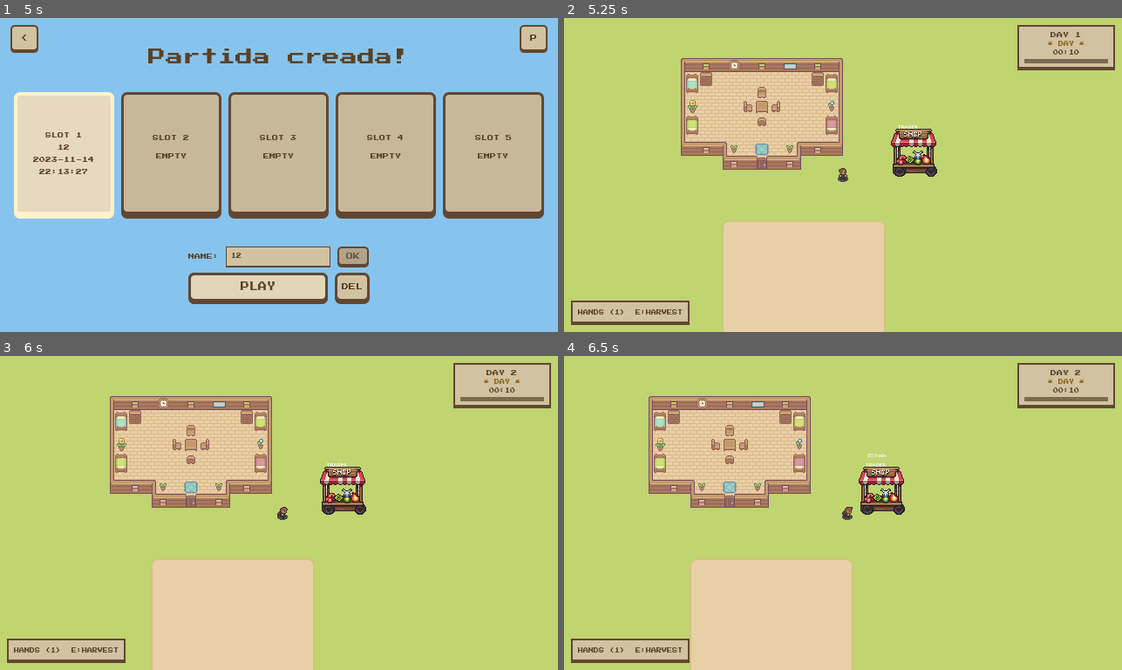
Above: before the commit, frames 1-4 (two rows, left to right).
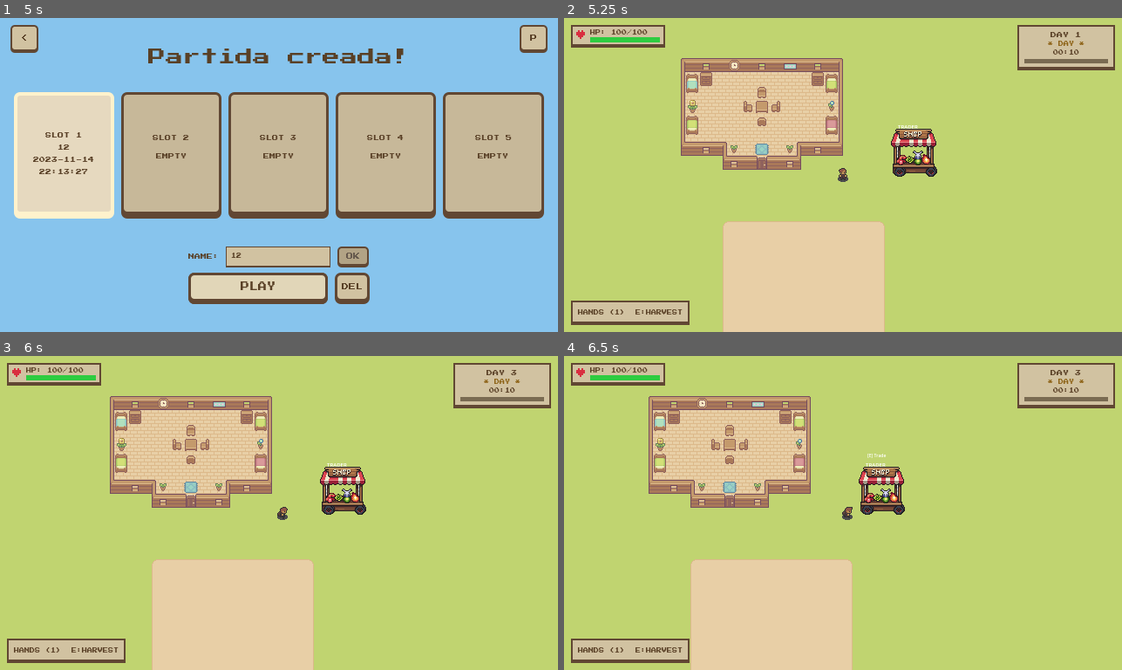
Above: after the commit, the same moments.

Repository: alexmf10/Survivalfarm-
Game: Godot game, scene res://core/main.tscn
Two runs of this game, one before a commit and one after it. Both use one fixed random seed, a clock stepped at 60 frames per second and the inputs below.
Inputs (mouse positions are in pixels of both pictures, inside the frame that each line leads up to):
- Up to frame 1 (5 s): click "JUGAR" at 0.5 s; click "<" at 1.25 s; click "JUGAR" at 2 s; click "SLOT 1 EMPTY" at 2.75 s; click (279, 256) at 3.52 s; type "12" at 3.6 s; click "CREATE" at 4.25 s
- Up to frame 2 (5.25 s): click "PLAY" at 5 s
- Up to frame 3 (6 s): tap Enter at 5.75 s; move the mouse to (401, 497) at 5.77 s; hold D (move_right) from 5.78 s (still down); tap P at 5.85 s; click (401, 497) at 5.92 s
- Up to frame 4 (6.5 s): keep holding D (move_right); tap O at 6.05 s

Frame 1 is identical in both runs. In frame 2, 1.2% of the frame differs, in the area x 1-19%, y 2-10%; in frame 3, 1.2%, in the area x 1-93%, y 2-10%; in frame 4, 1.2%.

Commit message:
Player's Health Bar
- In-game UI Player's health bar

- Small generic health bar above the sprites

- Healing logic

Diff:
--- a/core/event_bus.gd
+++ b/core/event_bus.gd
@@ -11,6 +11,8 @@
 ## - ToolComponent emite: player_tilled, player_watered, player_planted, player_harvest_attempted
 ## - CropService emite: tile_tilled, crop_planted, crop_watered, crop_grown, crop_harvested
 ## - FarmService escucha: tile_tilled, crop_planted, crop_grown, crop_harvested, crop_watered
+## - HealthComponent emite: player_hp_changed, entity_died, player_healed
+## - HealthHUD escucha: player_hp_changed
 extends Node
 
 # Señales globales
@@ -82,6 +84,18 @@
 ## Emitida por ToolComponent cuando se usa una herramienta (para squash/stretch feedback).
 signal tool_action_performed(tool: ToolsComponent.Tools, tile_pos: Vector2i)
 
+## Señales de vida y combate (emitidas por HealthComponent)
+## Emitida cada vez que la vida del jugador cambia.
+## Escuchada por HealthHUD para actualizar la barra detallada.
+signal player_hp_changed(current_hp: float, max_hp: float)
+
+## Emitida cuando cualquier entidad con HealthComponent muere (vida = 0).
+## El argumento es el nodo padre del HealthComponent (Player, Slime, etc.).
+signal entity_died(entity: Node)
+
+## Emitida cuando el jugador recibe curación (para feedback visual).
+signal player_healed(amount: float)
+
 ## Señales del sistema de comercio.
 signal trade_opened
 signal trade_closed
--- a/core/main.gd
+++ b/core/main.gd
@@ -8,6 +8,7 @@
 ## "player"    → PlayerService (byRef) — directorio del jugador activo
 ## "crop"      → CropService (byRef) — estado de cultivos
 ## "farm"      → FarmService (Node) — visuales de cultivos
+## "combat"    → CombatService (byRef) — cálculo centralizado de daño
 extends Node
 
 
@@ -48,5 +49,9 @@
 	trade_svc.connect_signals()
 	EventBus.services.register(&"trade", trade_svc)
 
+	# CombatService: cálculo centralizado de daño (RefCounted, no necesita árbol).
+	var combat_svc: CombatService = CombatService.new()
+	EventBus.services.register(&"combat", combat_svc)
+
 	# Ir al menú principal
 	get_tree().call_deferred("change_scene_to_file", "res://ui/menus/main_menu.tscn")
--- a/core/service_locator.gd
+++ b/core/service_locator.gd
@@ -55,3 +55,8 @@
 ## Registrado por main.gd al arrancar.
 var trade: RefCounted:
 	get: return get_service(&"trade")
+
+## Atajo para CombatService.
+## Registrado por main.gd al arrancar.
+var combat: RefCounted:
+	get: return get_service(&"combat")
--- /dev/null
+++ b/data/component/health_component.gd
@@ -0,0 +1,119 @@
+## HealthComponent — Caja fuerte de vida reutilizable para CUALQUIER actor.
+##
+## Guarda max_health y current_health. Expone take_damage(amount) y heal(amount).
+## Cuando llega a 0, emite la señal local died().
+##
+## --- Arquitectura ---
+## • Es un componente PURO de datos/lógica: no dibuja nada ni detecta golpes.
+## • Emite señales LOCALES (health_changed, died) para que sus hermanos
+##   (HealthBarComponent, AnimationComponent) reaccionen directamente.
+## • También publica señales GLOBALES al EventBus (hp_changed, entity_died)
+##   para que la UI y otros sistemas remotos puedan reaccionar.
+##
+## --- Healing (curación) ---
+## La curación se dispara de dos formas:
+##   1. heal(amount) — método público, puede ser llamado por items, pociones, etc.
+##   2. Regeneración pasiva — si passive_regen_enabled es true, el componente
+##      regenera passive_regen_amount HP cada passive_regen_interval segundos,
+##      siempre que la vida no esté al 100%.
+##
+## --- Límites ---
+## NO detecta golpes físicos. Solo resta/suma HP cuando ALGUIEN se lo pide.
+## NO dibuja barras de vida. Eso es trabajo del HealthBarComponent o de la UI.
+class_name HealthComponent
+extends Node
+
+# ── Señales locales ──────────────────────────────────────────────────────────
+## Emitida cada vez que current_health cambia.
+## Los hermanos (HealthBarComponent) la escuchan directamente.
+signal health_changed(current_hp: float, max_hp: float)
+
+## Emitida cuando current_health llega a 0 (solo una vez).
+signal died()
+
+# ── Configuración exportada ──────────────────────────────────────────────────
+## Vida máxima del actor.
+@export var max_health: float = 100.0
+
+## Si es true, el componente regenera vida pasivamente.
+@export var passive_regen_enabled: bool = false
+
+## Cantidad de HP que se regenera cada intervalo.
+@export var passive_regen_amount: float = 1.0
+
+## Segundos entre cada tick de regeneración pasiva.
+@export var passive_regen_interval: float = 3.0
+
+# ── Estado interno ───────────────────────────────────────────────────────────
+var current_health: float = 0.0
+var _is_dead: bool = false
+var _regen_timer: float = 0.0
+
+
+func _ready() -> void:
+	current_health = max_health
+
+
+func _process(delta: float) -> void:
+	if _is_dead or not passive_regen_enabled:
+		return
+	if current_health >= max_health:
+		_regen_timer = 0.0
+		return
+
+	_regen_timer += delta
+	if _regen_timer >= passive_regen_interval:
+		_regen_timer -= passive_regen_interval
+		heal(passive_regen_amount)
+
+
+# ── API pública ──────────────────────────────────────────────────────────────
+
+## Aplica daño al actor. El amount ya debe venir validado (daño neto).
+func take_damage(amount: float) -> void:
+	if _is_dead:
+		return
+	current_health = maxf(current_health - amount, 0.0)
+	_emit_change()
+	if current_health <= 0.0:
+		_is_dead = true
+		died.emit()
+		EventBus.entity_died.emit(get_parent())
+
+
+## Cura al actor. Nunca sobrepasa max_health.
+func heal(amount: float) -> void:
+	if _is_dead:
+		return
+	var old_hp: float = current_health
+	current_health = minf(current_health + amount, max_health)
+	if current_health != old_hp:
+		_emit_change()
+
+
+## Devuelve la vida como fracción 0..1.
+func get_health_ratio() -> float:
+	if max_health <= 0.0:
+		return 0.0
+	return current_health / max_health
+
+
+## Devuelve true si la vida está al máximo.
+func is_full() -> bool:
+	return current_health >= max_health
+
+
+## Reinicia la vida al máximo (para respawn, etc.)
+func reset() -> void:
+	_is_dead = false
+	current_health = max_health
+	_emit_change()
+
+
+# ── Internos ─────────────────────────────────────────────────────────────────
+
+func _emit_change() -> void:
+	health_changed.emit(current_health, max_health)
+	# Señal global para la UI (solo si el dueño es el player)
+	if get_parent() is Player:
+		EventBus.player_hp_changed.emit(current_health, max_health)
--- /dev/null
+++ b/entities/behaviours/health_bar_component.gd
@@ -0,0 +1,139 @@
+## HealthBarComponent — Barra de vida dibujada sobre el sprite del actor.
+##
+## Se coloca como NODO HIJO del actor (Player, Slime, etc.).
+## Dibuja un rectángulo pequeño encima del sprite con el porcentaje de vida.
+##
+## --- Arquitectura ---
+## • Busca al hermano HealthComponent automáticamente y se conecta a su
+##   señal health_changed.
+## • Se OCULTA automáticamente cuando la vida está al 100%.
+## • No modifica HP — es solo lectura visual.
+## • Usa _draw() de Godot para pintar la barra por código, sin assets.
+##
+## --- Reglas de visibilidad ---
+## • La barra permanece visible durante X segundos tras recibir daño o una cura fuerte.
+## • Se oculta automáticamente al pasar ese tiempo (para no ensuciar la pantalla).
+## • La regeneración pasiva (1 HP) actualiza la barra pero NO reinicia el temporizador.
+## • Vida = 100 % o Vida = 0 %  →  barra se oculta inmediatamente.
+class_name HealthBarComponent
+extends Node2D
+
+# ── Configuración ────────────────────────────────────────────────────────────
+## Ancho de la barra en píxeles.
+@export var bar_width: float = 14.0
+
+## Alto de la barra en píxeles.
+@export var bar_height: float = 2.0
+
+## Desplazamiento Y respecto al origen del padre (negativo = arriba).
+@export var bar_offset_y: float = -12.0
+
+## Color de fondo (vida perdida).
+@export var bg_color: Color = Color(0.15, 0.15, 0.15, 0.85)
+
+## Color del borde fino.
+@export var border_color: Color = Color(0.05, 0.05, 0.05, 0.9)
+
+## Color de la vida alta (verde).
+@export var color_high: Color = Color(0.18, 0.80, 0.25)
+
+## Color de la vida media (amarillo).
+@export var color_mid: Color = Color(0.90, 0.78, 0.15)
+
+## Color de la vida baja (rojo).
+@export var color_low: Color = Color(0.85, 0.18, 0.18)
+
+## Umbral bajo (porcentaje 0..1).
+@export var threshold_low: float = 0.3
+
+## Umbral medio (porcentaje 0..1).
+@export var threshold_mid: float = 0.6
+
+## Tiempo en segundos tras el cual la barra se oculta si no hay cambios.
+@export var hide_after_seconds: float = 5.0
+
+# ── Estado interno ───────────────────────────────────────────────────────────
+var _health_ratio: float = 1.0
+var _health_component: HealthComponent = null
+var _show_timer: float = 0.0
+var _last_hp: float = -1.0
+
+
+func _ready() -> void:
+	# Buscar el HealthComponent hermano en el padre
+	var parent_node: Node = get_parent()
+	if parent_node:
+		for child in parent_node.get_children():
+			if child is HealthComponent:
+				_health_component = child
+				break
+
+	if _health_component:
+		_health_component.health_changed.connect(_on_health_changed)
+		_last_hp = _health_component.current_health
+		_health_ratio = _health_component.get_health_ratio()
+	else:
+		push_warning("HealthBarComponent: no se encontró HealthComponent en el padre '%s'" % get_parent().name)
+
+	# Posicionar la barra arriba del sprite
+	position = Vector2(0, bar_offset_y)
+
+	# Empezar siempre oculta
+	visible = false
+
+
+func _process(delta: float) -> void:
+	if visible:
+		_show_timer -= delta
+		if _show_timer <= 0.0:
+			visible = false
+
+
+func _on_health_changed(current_hp: float, max_hp: float) -> void:
+	if max_hp <= 0.0:
+		_health_ratio = 0.0
+	else:
+		_health_ratio = current_hp / max_hp
+
+	# Mostrar barra y reiniciar timer si recibió daño o una cura mayor a 1 HP (ignorar regen pasiva)
+	var hp_diff: float = current_hp - _last_hp
+	if hp_diff < 0.0 or hp_diff > 1.0:
+		_show_timer = hide_after_seconds
+		visible = true
+
+	# Ocultar inmediatamente si está al 100% o muerto
+	if _health_ratio >= 1.0 or _health_ratio <= 0.0:
+		visible = false
+
+	_last_hp = current_hp
+	queue_redraw()
+
+
+func _draw() -> void:
+	if not visible:
+		return
+
+	# Calcular posiciones centradas
+	var half_w: float = bar_width * 0.5
+	var rect_bg: Rect2 = Rect2(-half_w - 1, -1, bar_width + 2, bar_height + 2)
+	var rect_fill: Rect2 = Rect2(-half_w, 0, bar_width * _health_ratio, bar_height)
+
+	# Borde
+	draw_rect(rect_bg, border_color)
+
+	# Fondo
+	var bg_rect: Rect2 = Rect2(-half_w, 0, bar_width, bar_height)
+	draw_rect(bg_rect, bg_color)
+
+	# Relleno con color según porcentaje
+	var fill_color: Color = _get_fill_color()
+	draw_rect(rect_fill, fill_color)
+
+
+func _get_fill_color() -> Color:
+	if _health_ratio <= threshold_low:
+		return color_low
+	elif _health_ratio <= threshold_mid:
+		return color_mid
+	else:
+		return color_high
--- a/entities/player/player.gd
+++ b/entities/player/player.gd
@@ -22,6 +22,8 @@
 ## ├── MovementComponent                   ← lee WASD, mueve al padre
 ## ├── AnimationComponent                  ← escucha y elige animaciones
 ## ├── ToolComponent                       ← gestiona herramientas y emite señales de cultivo
+## ├── HealthComponent                     ← vida del jugador (take_damage, heal, died)
+## ├── HealthBarComponent                  ← barra de vida sobre el sprite (oculta si 100%)
 ## └── Camera2D                            ← sigue al jugador
 class_name Player
 extends CharacterBody2D
--- a/entities/player/player.tscn
+++ b/entities/player/player.tscn
@@ -1,10 +1,12 @@
-[gd_scene load_steps=57 format=3 uid="uid://c8m4r6s9wvhqe"]
+[gd_scene load_steps=59 format=3 uid="uid://c8m4r6s9wvhqe"]
 
 [ext_resource type="Script" uid="uid://b5k7p3q2nzxyd" path="res://entities/player/player.gd" id="1_player"]
 [ext_resource type="Texture2D" uid="uid://nhs1t8tlrvxb" path="res://assets/sprites/char_spritesheet.png" id="2_sheet"]
 [ext_resource type="Script" uid="uid://d7n2t4v8xzqpa" path="res://entities/player/movement_component.gd" id="3_movement"]
 [ext_resource type="Script" uid="uid://e3w1y5h9jkmnb" path="res://entities/player/animation_component.gd" id="4_anim"]
 [ext_resource type="Script" path="res://entities/player/tool_component.gd" id="5_tool"]
+[ext_resource type="Script" path="res://data/component/health_component.gd" id="6_health"]
+[ext_resource type="Script" path="res://entities/behaviours/health_bar_component.gd" id="7_healthbar"]
 
 [sub_resource type="AtlasTexture" id="AtlasTexture_id01"]
 atlas = ExtResource("2_sheet")
@@ -415,6 +417,19 @@
 [node name="ToolComponent" type="Node" parent="."]
 script = ExtResource("5_tool")
 
+[node name="HealthComponent" type="Node" parent="."]
+script = ExtResource("6_health")
+max_health = 100.0
+passive_regen_enabled = true
+passive_regen_amount = 1.0
+passive_regen_interval = 5.0
+
+[node name="HealthBarComponent" type="Node2D" parent="."]
+script = ExtResource("7_healthbar")
+bar_width = 14.0
+bar_height = 2.0
+bar_offset_y = -12.0
+
 [node name="Camera2D" type="Camera2D" parent="."]
 position_smoothing_enabled = true
 position_smoothing_speed = 10.0
--- /dev/null
+++ b/services/combat_service.gd
@@ -0,0 +1,37 @@
+## CombatService — Servicio auxiliar de cálculo de daño.
+##
+## Centraliza TODA la matemática de combate en un solo lugar.
+## Recibe un daño base y una armadura, y devuelve un daño neto.
+##
+## --- Arquitectura ---
+## • Registrado por main.gd con clave "combat" en el ServiceLocator.
+## • Es RefCounted: no necesita _process() ni estar en el árbol.
+## • NO colisiona. NO sabe quién golpeó a quién.
+##   Solo recibe dos números y devuelve uno.
+##
+## --- Fórmulas ---
+## • Daño neto = max(base_damage - armor, min_damage)
+## • min_damage garantiza que siempre se haga al menos 1 de daño.
+##
+## --- Límites ---
+## No detecta colisiones, no conoce posiciones, no modifica HP.
+## Solo calcula y devuelve un número.
+class_name CombatService
+extends RefCounted
+
+## Daño mínimo que siempre se aplica, incluso con armadura alta.
+const MIN_DAMAGE: float = 1.0
+
+
+## Calcula el daño neto dado un daño base y una armadura defensiva.
+## Devuelve el daño final validado (siempre >= MIN_DAMAGE).
+func calculate_damage(base_damage: float, armor: float = 0.0) -> float:
+	var net_damage: float = maxf(base_damage - armor, MIN_DAMAGE)
+	return net_damage
+
+
+## Variante con multiplicador crítico.
+## critical_multiplier = 1.0 para golpe normal, 2.0 para crítico, etc.
+func calculate_critical_damage(base_damage: float, armor: float, critical_multiplier: float) -> float:
+	var raw: float = base_damage * critical_multiplier
+	return maxf(raw - armor, MIN_DAMAGE)
--- a/services/game_world.gd
+++ b/services/game_world.gd
@@ -75,6 +75,10 @@
 	var tool_hud: CanvasLayer = tool_hud_scene.instantiate()
 	add_child(tool_hud)
 
+	var health_hud_scene: PackedScene = load("res://ui/hud/health_hud.tscn")
+	var health_hud: CanvasLayer = health_hud_scene.instantiate()
+	add_child(health_hud)
+
 	var trade_hud: TradeHUD = TradeHUD.new()
 	add_child(trade_hud)
 
@@ -96,7 +100,6 @@
 		save_svc.save_day(active_slot, day_number)
 
 
-
 func _input(event: InputEvent) -> void:
 	if _trade_open:
 		return
@@ -107,3 +110,31 @@
 			save_svc.save_day(active_slot, day_cycle_svc.current_day)
 			day_cycle_svc.pause()
 		get_tree().change_scene_to_file("res://ui/menus/slots_screen.tscn")
+
+	# PRUEBAS GLOBALES
+	if event is InputEventKey and event.pressed and not event.echo:
+		match event.keycode:
+			KEY_P:
+				var day_cycle := EventBus.services.day_cycle as DayCycleService
+				if day_cycle:
+					day_cycle.start_cycle(day_cycle.current_day + 1)
+			KEY_O:
+				var crop_svc := EventBus.services.crop as CropService
+				if crop_svc:
+					crop_svc.water_all()
+			KEY_K:
+				# Debug: infligir 15 de daño al jugador
+				var player_svc := EventBus.services.player as PlayerService
+				if player_svc and player_svc.has_player():
+					var player: Node = player_svc.get_active_player()
+					var health := player.get_node_or_null("HealthComponent") as HealthComponent
+					if health:
+						health.take_damage(15.0)
+			KEY_L:
+				# Debug: curar 20 HP al jugador
+				var player_svc := EventBus.services.player as PlayerService
+				if player_svc and player_svc.has_player():
+					var player: Node = player_svc.get_active_player()
+					var health := player.get_node_or_null("HealthComponent") as HealthComponent
+					if health:
+						health.heal(20.0)
--- /dev/null
+++ b/ui/hud/health_hud.gd
@@ -0,0 +1,211 @@
+## HealthHUD — Barra de vida detallada del jugador en la interfaz gráfica.
+##
+## CanvasLayer que muestra una barra de salud estilo RPG en la esquina
+## superior izquierda de la pantalla. Incluye:
+## - Icono de corazón pixel-art dibujado por código.
+## - Barra de vida con relleno gradual y colores por umbral.
+## - Texto numérico "HP / MaxHP".
+## - Animación suave de transición cuando cambia la vida.
+##
+## --- Arquitectura ---
+## - Escucha: EventBus.player_hp_changed → actualiza la barra y el texto.
+## - No emite señales (solo lectura).
+## - Se construye por código, sin assets ni sprites externos.
+class_name HealthHUD
+extends CanvasLayer
+
+# ── Paleta de colores estilo medieval/pixel ──────────────────────────────────
+const COLOR_PARCHMENT:  Color = Color(0.82, 0.76, 0.63)
+const COLOR_BORDER:     Color = Color(0.38, 0.28, 0.20)
+const COLOR_TEXT:       Color = Color(0.35, 0.25, 0.15)
+
+const COLOR_HP_HIGH:   Color = Color(0.18, 0.80, 0.25)
+const COLOR_HP_MID:    Color = Color(0.90, 0.78, 0.15)
+const COLOR_HP_LOW:    Color = Color(0.85, 0.18, 0.18)
+const COLOR_HP_BG:     Color = Color(0.48, 0.42, 0.32)
+
+const COLOR_HEART:     Color = Color(0.85, 0.18, 0.25)
+const COLOR_HEART_BG:  Color = Color(0.60, 0.20, 0.22, 0.4)
+
+const THRESHOLD_LOW: float  = 0.3
+const THRESHOLD_MID: float  = 0.6
+
+# ── Nodos internos ───────────────────────────────────────────────────────────
+var _font: Font
+var _hp_label: Label
+var _hp_bar: ProgressBar
+var _heart_icon: Control
+var _bar_fill_style: StyleBoxFlat
+var _tween: Tween
+
+var _current_hp: float = 100.0
+var _max_hp: float = 100.0
+
+
+func _ready() -> void:
+	layer = 10
+	_font = load("res://ui/theme/PressStart2P-Regular.ttf") as Font
+	_build_ui()
+	_connect_signals()
+	# Empezar oculta — se mostrará cuando el HealthComponent emita
+	_update_display(_current_hp, _max_hp, false)
+
+
+func _exit_tree() -> void:
+	_disconnect_signals()
+
+
+# ── Construcción de la UI ────────────────────────────────────────────────────
+
+func _build_ui() -> void:
+	var root: Control = Control.new()
+	root.set_anchors_preset(Control.PRESET_FULL_RECT)
+	root.mouse_filter = Control.MOUSE_FILTER_IGNORE
+	add_child(root)
+
+	# Panel contenedor
+	var panel: PanelContainer = PanelContainer.new()
+	panel.set_anchors_preset(Control.PRESET_TOP_LEFT)
+	panel.offset_left   = 8
+	panel.offset_top    = 8
+	panel.offset_right  = 8
+	panel.offset_bottom = 8
+
+	var style: StyleBoxFlat = StyleBoxFlat.new()
+	style.bg_color       = COLOR_PARCHMENT
+	style.border_color   = COLOR_BORDER
+	style.border_width_top    = 2
+	style.border_width_left   = 2
+	style.border_width_right  = 2
+	style.border_width_bottom = 4
+	style.set_corner_radius_all(0)
+	style.set_content_margin_all(6)
+	panel.add_theme_stylebox_override("panel", style)
+	panel.mouse_filter = Control.MOUSE_FILTER_IGNORE
+	root.add_child(panel)
+
+	# Layout horizontal: corazón + barra vertical
+	var hbox: HBoxContainer = HBoxContainer.new()
+	hbox.add_theme_constant_override("separation", 6)
+	hbox.mouse_filter = Control.MOUSE_FILTER_IGNORE
+	panel.add_child(hbox)
+
+	# Icono de corazón (dibujado por código)
+	_heart_icon = HeartIcon.new()
+	_heart_icon.custom_minimum_size = Vector2(10, 10)
+	_heart_icon.mouse_filter = Control.MOUSE_FILTER_IGNORE
+	hbox.add_child(_heart_icon)
+
+	# Columna vertical: texto HP + barra
+	var vbox: VBoxContainer = VBoxContainer.new()
+	vbox.add_theme_constant_override("separation", 2)
+	vbox.mouse_filter = Control.MOUSE_FILTER_IGNORE
+	hbox.add_child(vbox)
+
+	# Label "HP: 100/100"
+	_hp_label = Label.new()
+	_hp_label.text = "HP: 100/100"
+	if _font:
+		_hp_label.add_theme_font_override("font", _font)
+	_hp_label.add_theme_font_size_override("font_size", 6)
+	_hp_label.add_theme_color_override("font_color", COLOR_TEXT)
+	_hp_label.mouse_filter = Control.MOUSE_FILTER_IGNORE
+	vbox.add_child(_hp_label)
+
+	# Barra de vida
+	_hp_bar = ProgressBar.new()
+	_hp_bar.min_value = 0.0
+	_hp_bar.max_value = 1.0
+	_hp_bar.value = 1.0
+	_hp_bar.show_percentage = false
+	_hp_bar.custom_minimum_size = Vector2(80, 6)
+	_hp_bar.mouse_filter = Control.MOUSE_FILTER_IGNORE
+
+	var bar_bg: StyleBoxFlat = StyleBoxFlat.new()
+	bar_bg.bg_color = COLOR_HP_BG
+	bar_bg.set_corner_radius_all(0)
+	_hp_bar.add_theme_stylebox_override("background", bar_bg)
+
+	_bar_fill_style = StyleBoxFlat.new()
+	_bar_fill_style.bg_color = COLOR_HP_HIGH
+	_bar_fill_style.set_corner_radius_all(0)
+	_hp_bar.add_theme_stylebox_override("fill", _bar_fill_style)
+
+	vbox.add_child(_hp_bar)
+
+
+# ── Conexión de señales ──────────────────────────────────────────────────────
+
+func _connect_signals() -> void:
+	EventBus.player_hp_changed.connect(_on_player_hp_changed)
+
+
+func _disconnect_signals() -> void:
+	if EventBus.player_hp_changed.is_connected(_on_player_hp_changed):
+		EventBus.player_hp_changed.disconnect(_on_player_hp_changed)
+
+
+# ── Handlers ─────────────────────────────────────────────────────────────────
+
+func _on_player_hp_changed(current_hp: float, max_hp: float) -> void:
+	_update_display(current_hp, max_hp, true)
+
+
+func _update_display(current_hp: float, max_hp: float, animate: bool) -> void:
+	_current_hp = current_hp
+	_max_hp = max_hp
+
+	# Actualizar texto
+	_hp_label.text = "HP: %d/%d" % [int(current_hp), int(max_hp)]
+
+	# Calcular ratio
+	var ratio: float = 0.0
+	if max_hp > 0.0:
+		ratio = current_hp / max_hp
+
+	# Color según porcentaje
+	var fill_color: Color
+	if ratio <= THRESHOLD_LOW:
+		fill_color = COLOR_HP_LOW
+	elif ratio <= THRESHOLD_MID:
+		fill_color = COLOR_HP_MID
+	else:
+		fill_color = COLOR_HP_HIGH
+
+	_bar_fill_style.bg_color = fill_color
+
+	# Animar o setear directo
+	if animate:
+		if _tween and _tween.is_running():
+			_tween.kill()
+		_tween = create_tween()
+		_tween.tween_property(_hp_bar, "value", ratio, 0.4)\
+			.set_ease(Tween.EASE_OUT)\
+			.set_trans(Tween.TRANS_CUBIC)
+	else:
+		_hp_bar.value = ratio
+
+
+# ── Subclase interna: Icono corazón dibujado por código ──────────────────────
+
+class HeartIcon extends Control:
+	## Icono pixel-art de un corazón usando draw_rect (cuadraditos de 2x2).
+	## Patrón de corazón 5x5 píxeles escalado x2.
+
+	const HEART_COLOR: Color = Color(0.85, 0.18, 0.25)
+	const PX: float = 2.0  # Tamaño de cada "pixel" del corazón
+
+	# Mapa del corazón 5x5 (1 = relleno, 0 = vacío)
+	const HEART_MAP: Array = [
+		[0, 1, 0, 1, 0],
+		[1, 1, 1, 1, 1],
+		[1, 1, 1, 1, 1],
+		[0, 1, 1, 1, 0],
+		[0, 0, 1, 0, 0],
+	]
+
+	func _draw() -> void:
+		for y in range(HEART_MAP.size()):
+			for x in range(HEART_MAP[y].size()):
+				if HEART_MAP[y][x] == 1:
+					draw_rect(Rect2(x * PX, y * PX, PX, PX), HEART_COLOR)
--- /dev/null
+++ b/ui/hud/health_hud.tscn
@@ -0,0 +1,6 @@
+[gd_scene load_steps=2 format=3]
+
+[ext_resource type="Script" path="res://ui/hud/health_hud.gd" id="1_health_hud"]
+
+[node name="HealthHUD" type="CanvasLayer"]
+script = ExtResource("1_health_hud")
Not shown, added: data/component/health_component.gd.uid
Not shown, added: entities/behaviours/health_bar_component.gd.uid
Not shown, added: services/combat_service.gd.uid
Not shown, added: ui/hud/health_hud.gd.uid
